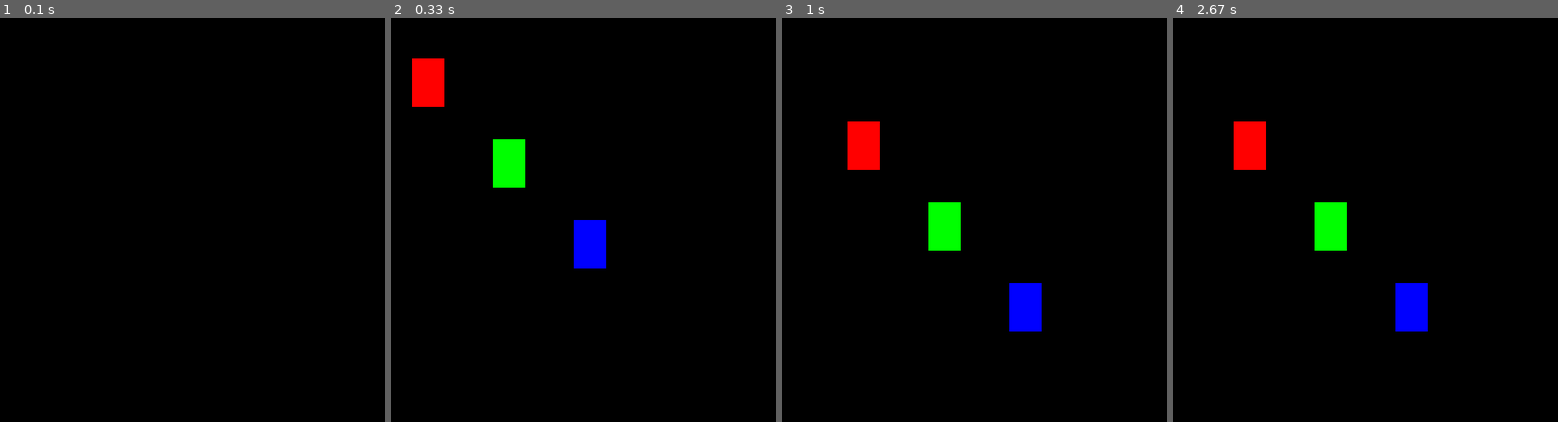
Above: before the commit, frames 1-4 (left to right).
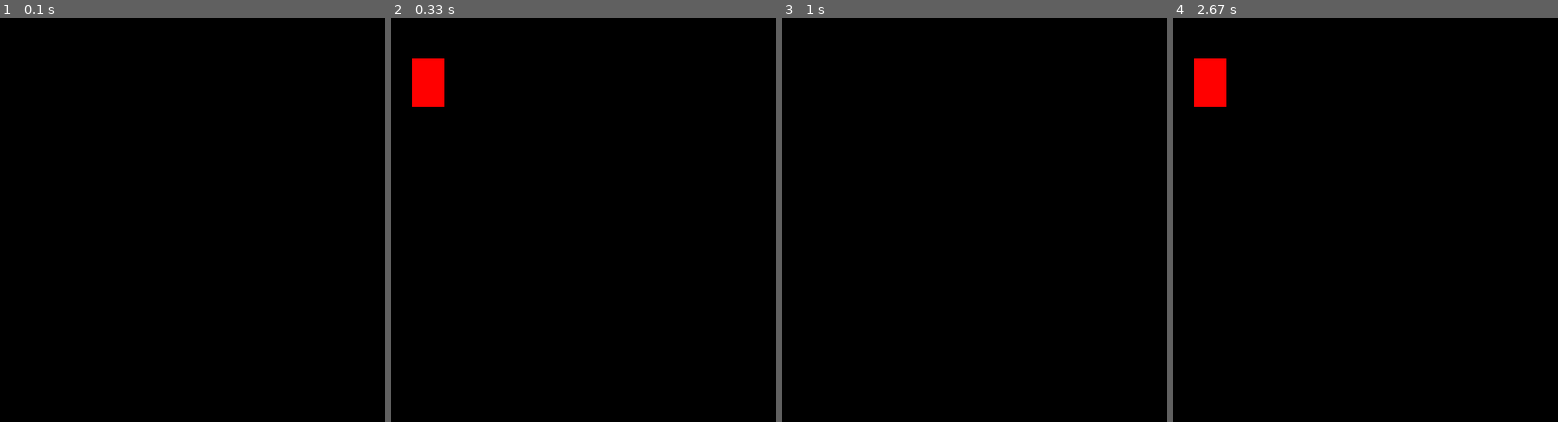
Above: after the commit, the same moments.

Repository: scottwedge/pygame
Game: pygame game, started from game.py
Two runs of this game, one before a commit and one after it. Both use one fixed random seed, a clock stepped at 60 frames per second and the inputs below.
Inputs:
- Up to frame 1 (0.1 s): no input
- Up to frame 2 (0.33 s): no input
- Up to frame 3 (1 s): tap Space at 0.33 s; hold Enter from 0.67 s (still down); hold Right from 0.67 s (still down)
- Up to frame 4 (2.67 s): release Enter at 1.13 s; release Right at 1.13 s; hold Left from 2.17 s (still down)

Frame 1 is identical in both runs. In frame 2, 2.0% of the frame differs, in the area x 26-56%, y 30-62%; in frame 3, 3.0%; in frame 4, 4.0%, in the area x 5-67%, y 10-78%.

Commit message:
Now can jump

Diff:
--- a/game.py
+++ b/game.py
@@ -14,9 +14,11 @@
 y = 50
 width = 40
 height = 60
-vel = 2
+vel = 5
 
 run = True
+isJump = False
+jump_count = 10
 
 while run:
     pygame.time.delay(100)
@@ -27,26 +29,42 @@
 
     keys = pygame.key.get_pressed()
 
-    if keys[pygame.K_LEFT]:
+    if keys[pygame.K_LEFT] and x > vel:
         x = x - vel
 
-    if keys[pygame.K_RIGHT]:
+    if keys[pygame.K_RIGHT] and x < max_x - width - vel:
         x = x + vel
 
-    if keys[pygame.K_UP]:
-        y = y - vel
+    if not (isJump):
+        if keys[pygame.K_UP] and y > vel:
+            y = y - vel
 
-    if keys[pygame.K_DOWN]:
-        y = y + vel
+        if keys[pygame.K_DOWN] and y < max_y - height - vel:
+            y = y + vel
 
-    if keys[pygame.K_SPACE]:
-        x = random.randint(0, max_x - 200)
-        y = random.randint(0, max_y - 200)
+        if keys[pygame.K_RETURN]:  # move to random location when RETURN key pressed
+            x = random.randint(0, max_x - width)
+            y = random.randint(0, max_y - height)
+
+        if keys[pygame.K_SPACE]:   # rectangle "jumps"
+            isJump = True
+
+    else:
+        if jump_count >= -10:
+            jump_size = jump_count ** 2 / 2
+            if jump_count >= 0:
+                y = y - jump_size
+            else:
+                y = y + jump_size
+            jump_count = jump_count - 1
+        else:
+            isJump=False
+            jump_count = 10
 
     window.fill((0, 0, 0))  # fill with black color
     pygame.draw.rect(window, (255, 0, 0), (x, y, width, height))
-    pygame.draw.rect(window, (0, 255, 0), (100+x, 100+y, width, height))
-    pygame.draw.rect(window, (0, 0, 255), (200+x, 200+y, width, height))
+#    pygame.draw.rect(window, (0, 255, 0), (100+x, 100+y, width, height))
+#    pygame.draw.rect(window, (0, 0, 255), (200+x, 200+y, width, height))
     pygame.display.update()
 
 pygame.quit()
